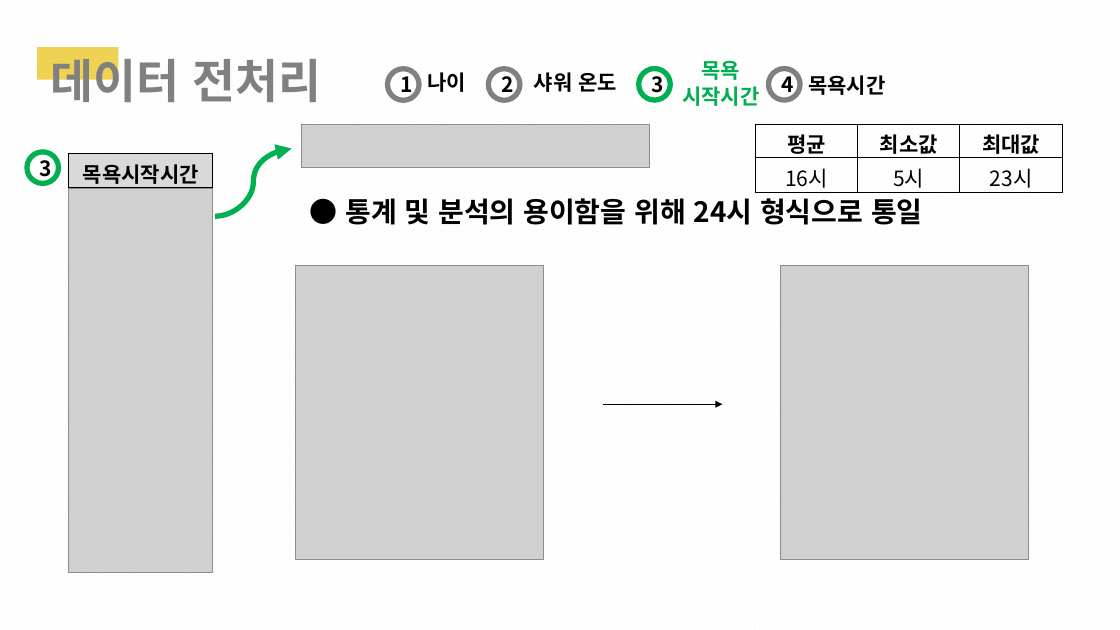
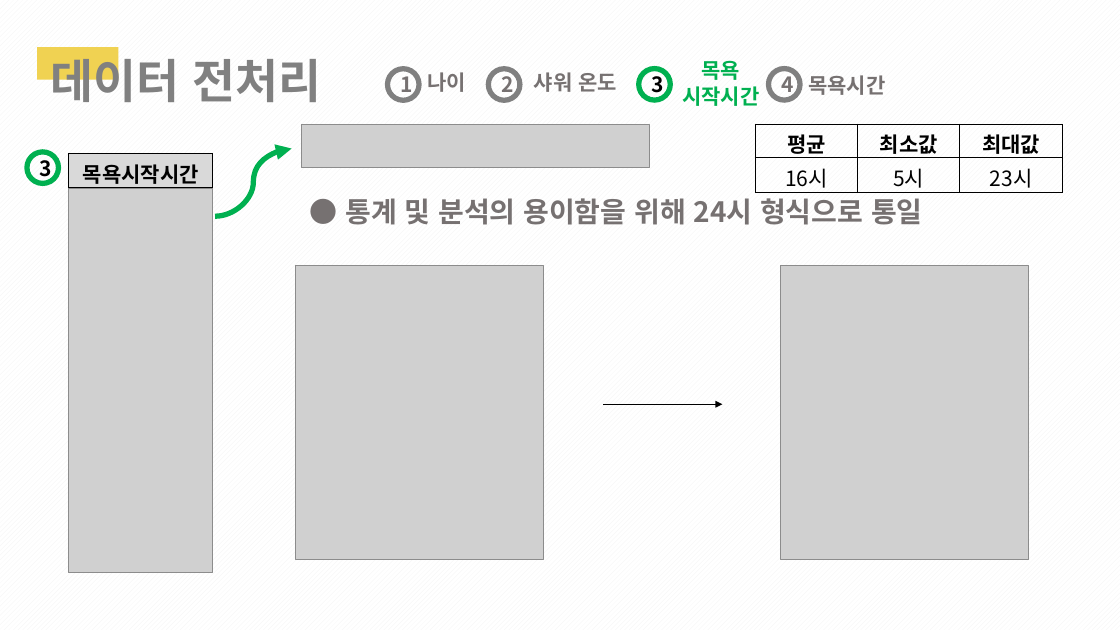
Before and after one commit to 1team-CapstonDesign1/weekly_Report, a slide deck: slide 16 of Week_13/1조_13주차_cd_발표PPT.pptx. Drawn at 1120x630 pixels with LibreOffice and Linux fonts; fonts in the diff are those of the drawing; grey boxes stand for pictures. Boxes give left, top, right and bottom in pixels: in the first picture for what was removed or moved away, otherwise in the second. Text is boxed around its words. In the diff, an @@ line names an element or a change of style, - is before the commit and + after.

```diff
--- a/Week_13/1조_13주차_cd_발표PPT.pptx
+++ b/Week_13/1조_13주차_cd_발표PPT.pptx
@@ text colour #000000 to #767171 in 7 elements at [345, 198, 923, 225], [387, 69, 419, 101], [488, 69, 520, 101], [769, 69, 801, 101], [427, 72, 466, 92], [534, 72, 617, 92], [808, 75, 885, 95] @@
```
Also in this commit, not shown: 11 other slides changed, 2 other files.
